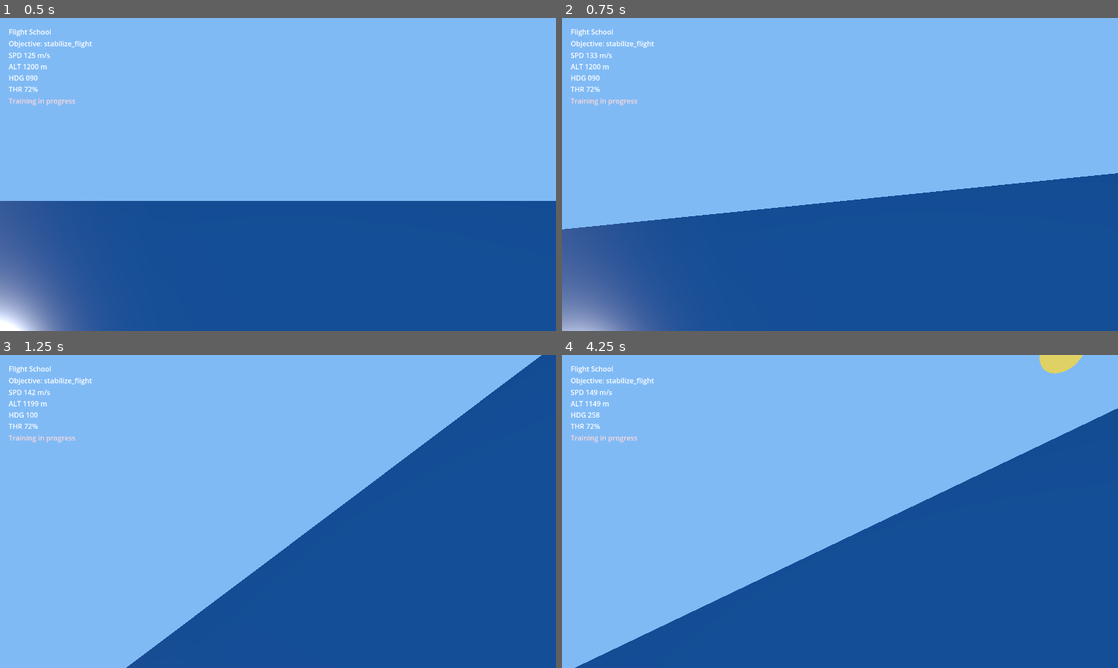
Above: before the commit, frames 1-4 (two rows, left to right).
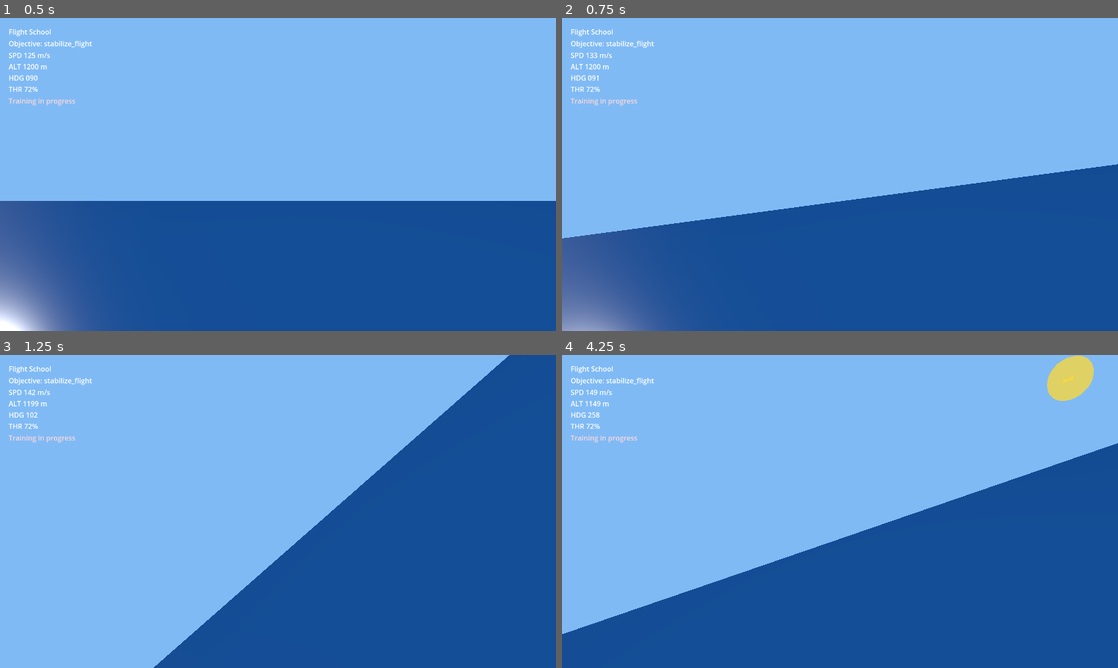
Above: after the commit, the same moments.

Repository: matyo91/hellcats-over-the-pacific
Game: Godot game, scene res://godot/scenes/main/Main.tscn
Same seed, same stepped clock (60 frames per second), same inputs: the game is played once before the commit and once after it.
Inputs:
- Up to frame 1 (0.5 s): no input
- Up to frame 2 (0.75 s): tap Enter at 0.5 s; hold Right (roll_right) from 0.53 s (still down)
- Up to frame 3 (1.25 s): keep holding Right (roll_right)
- Up to frame 4 (4.25 s): release Right (roll_right) at 1.28 s; hold Down (pitch_down) 1.28-2.03 s; hold Right (roll_right) 2.03-2.78 s; hold Up (pitch_up) 2.78-3.53 s; hold Left (roll_left) from 3.53 s (still down)

Frame 1 is identical in both runs. In frame 2, 1.5% of the frame differs, in the area x 0-100%, y 18-100%; in frame 3, 2.7%; in frame 4, 6.9%, in the area x 0-100%, y 0-100%.

Commit message:
:recycle: Refine mvp for FUN_0000e792

Diff:
--- a/godot/data/mission_01/aircraft_mvp.json
+++ b/godot/data/mission_01/aircraft_mvp.json
@@ -26,6 +26,11 @@
     "yaw_assist_gain": 0.3,
     "roll_auto_level_gain": 0.2
   },
+  "movement_smoothing": {
+    "pitch_max_int": 8192,
+    "roll_max_int": 8192,
+    "yaw_max_int": 8192
+  },
   "stall": {
     "speed_mps_below": 55.0,
     "warn_after_seconds": 2.0,
--- a/godot/tests/run_all.gd
+++ b/godot/tests/run_all.gd
@@ -9,6 +9,7 @@
 	"res://godot/tests/unit/test_loader_metadata.gd",
 	"res://godot/tests/unit/test_mission_objectives_m1.gd",
 	"res://godot/tests/unit/test_player_input_frame.gd",
+	"res://godot/tests/unit/test_flight_model_mvp.gd",
 	"res://godot/tests/integration/test_sim_loader_bridge.gd",
 	"res://godot/tests/integration/test_replay.gd",
 	"res://godot/tests/integration/test_mission_scene_load.gd",
--- /dev/null
+++ b/godot/tests/unit/test_flight_model_mvp.gd
@@ -0,0 +1,111 @@
+extends RefCounted
+
+## Deterministic flight-model scenarios (no Input): FUN_0000e792 smoothing path via FlightMath.
+
+const Assertions := preload("res://godot/tests/helpers/assertions.gd")
+const AircraftStateScript := preload("res://hellcats/flight/aircraft_state.gd")
+const FlightModelMvpScript := preload("res://hellcats/flight/flight_model_mvp.gd")
+
+func run() -> bool:
+	var ok := true
+	ok = _scenario_straight() and ok
+	ok = _scenario_sustained_turn_left() and ok
+	ok = _scenario_climb() and ok
+	ok = _scenario_descend() and ok
+	ok = _scenario_throttle_sequence() and ok
+	ok = _scenario_smoothing_nonzero_when_commanded() and ok
+	return ok
+
+func _default_config() -> Dictionary:
+	return {
+		"limits":
+		{"min_altitude_m": 0.0, "max_altitude_m": 5000.0, "min_speed_mps": 45.0, "max_speed_mps": 190.0},
+		"control_rates":
+		{
+			"pitch_rate_deg_s": 38.0,
+			"roll_rate_deg_s": 70.0,
+			"yaw_rate_deg_s": 24.0,
+			"throttle_change_per_s": 0.45
+		},
+		"speed_model":
+		{
+			"throttle_to_target_speed_mps": [45.0, 190.0],
+			"speed_response_gain": 1.6,
+			"drag_gain": 0.012
+		},
+		"climb_model": {"pitch_to_vertical_speed_gain": 1.15, "gravity_drop_mps2": 9.81},
+		"assist": {"yaw_assist_gain": 0.3, "roll_auto_level_gain": 0.2},
+		"stall": {"speed_mps_below": 55.0},
+		"movement_smoothing": {"pitch_max_int": 8192, "roll_max_int": 8192, "yaw_max_int": 8192},
+	}
+
+func _step_n(model, state, controls: Dictionary, dt: float, n: int) -> void:
+	for _i in n:
+		model.step(state, controls, dt)
+
+func _scenario_straight() -> bool:
+	var state := AircraftStateScript.new()
+	state.apply_spawn({"position_m": [0.0, 1200.0, 0.0], "heading_deg": 90.0, "airspeed_mps": 95.0, "throttle_01": 0.72})
+	var model := FlightModelMvpScript.new()
+	model.configure(_default_config())
+	var h0 := state.heading_deg
+	_step_n(model, state, {"pitch": 0.0, "roll": 0.0, "yaw": 0.0, "throttle": 0.0}, 0.05, 40)
+	var ok := Assertions.assert_true(absf(state.pitch_deg) < 2.0, "straight: pitch stays small")
+	ok = Assertions.assert_true(absf(angle_delta_deg(h0, state.heading_deg)) < 3.0, "straight: heading nearly constant") and ok
+	return ok
+
+func _scenario_sustained_turn_left() -> bool:
+	var state := AircraftStateScript.new()
+	state.apply_spawn({"position_m": [0.0, 1200.0, 0.0], "heading_deg": 0.0, "airspeed_mps": 95.0, "throttle_01": 0.72})
+	var model := FlightModelMvpScript.new()
+	model.configure(_default_config())
+	var h0 := state.heading_deg
+	_step_n(model, state, {"pitch": 0.0, "roll": -1.0, "yaw": 0.0, "throttle": 0.0}, 0.05, 60)
+	var dh := absf(angle_delta_deg(h0, state.heading_deg))
+	var ok := Assertions.assert_true(dh > 5.0, "left turn: heading changes materially")
+	return ok
+
+func _scenario_climb() -> bool:
+	var state := AircraftStateScript.new()
+	state.apply_spawn({"position_m": [0.0, 1200.0, 0.0], "heading_deg": 0.0, "airspeed_mps": 95.0, "throttle_01": 0.85})
+	var model := FlightModelMvpScript.new()
+	model.configure(_default_config())
+	var y0 := state.position_m.y
+	_step_n(model, state, {"pitch": 1.0, "roll": 0.0, "yaw": 0.0, "throttle": 0.0}, 0.05, 50)
+	var ok := Assertions.assert_true(state.position_m.y > y0 + 5.0, "climb: altitude increases")
+	return ok
+
+func _scenario_descend() -> bool:
+	var state := AircraftStateScript.new()
+	state.apply_spawn({"position_m": [0.0, 1200.0, 0.0], "heading_deg": 0.0, "airspeed_mps": 95.0, "throttle_01": 0.72})
+	var model := FlightModelMvpScript.new()
+	model.configure(_default_config())
+	var y0 := state.position_m.y
+	_step_n(model, state, {"pitch": -1.0, "roll": 0.0, "yaw": 0.0, "throttle": 0.0}, 0.05, 50)
+	var ok := Assertions.assert_true(state.position_m.y < y0 - 5.0, "descend: altitude decreases")
+	return ok
+
+func _scenario_throttle_sequence() -> bool:
+	var state := AircraftStateScript.new()
+	state.apply_spawn({"position_m": [0.0, 1200.0, 0.0], "heading_deg": 0.0, "airspeed_mps": 95.0, "throttle_01": 0.5})
+	var model := FlightModelMvpScript.new()
+	model.configure(_default_config())
+	_step_n(model, state, {"pitch": 0.0, "roll": 0.0, "yaw": 0.0, "throttle": 1.0}, 0.05, 20)
+	var t_hi := state.throttle_01
+	_step_n(model, state, {"pitch": 0.0, "roll": 0.0, "yaw": 0.0, "throttle": -1.0}, 0.05, 20)
+	var ok := Assertions.assert_true(t_hi > 0.55, "throttle seq: up raises throttle")
+	ok = Assertions.assert_true(state.throttle_01 < t_hi - 0.05, "throttle seq: down lowers throttle") and ok
+	return ok
+
+func _scenario_smoothing_nonzero_when_commanded() -> bool:
+	var state := AircraftStateScript.new()
+	state.apply_spawn({"position_m": [0.0, 1200.0, 0.0], "heading_deg": 0.0, "airspeed_mps": 95.0, "throttle_01": 0.72})
+	var model := FlightModelMvpScript.new()
+	model.configure(_default_config())
+	model.step(state, {"pitch": 1.0, "roll": 0.0, "yaw": 0.0, "throttle": 0.0}, 0.05)
+	var ok := Assertions.assert_true(state.movement_66e != 0, "smoothing: movement_66e reacts to pitch cmd")
+	return ok
+
+static func angle_delta_deg(from_deg: float, to_deg: float) -> float:
+	var d := fposmod(to_deg - from_deg + 540.0, 360.0) - 180.0
+	return d
--- a/hellcats/flight/aircraft_state.gd
+++ b/hellcats/flight/aircraft_state.gd
@@ -12,6 +12,12 @@
 var out_of_bounds_seconds: float = 0.0
 var stall_seconds: float = 0.0
 var is_crashed: bool = false
+
+## [RECONSTRUCTED] FUN_0000e792 ownership branch accumulators (Pacific Conflict.c:14179–14244).
+## [INFERRED] Mapped to pitch / roll / yaw command integration in flight_model_mvp.gd.
+var movement_66e: int = 0
+var movement_672: int = 0
+var movement_66a: int = 0
 
 func apply_spawn(spawn_data: Dictionary) -> void:
 	var position: Array = spawn_data.get("position_m", [0.0, 1200.0, 0.0])
@@ -30,6 +36,12 @@
 	out_of_bounds_seconds = 0.0
 	stall_seconds = 0.0
 	is_crashed = false
+	_reset_movement_accumulators()
+
+func _reset_movement_accumulators() -> void:
+	movement_66e = 0
+	movement_672 = 0
+	movement_66a = 0
 
 func snapshot() -> Dictionary:
 	return {
@@ -44,4 +56,7 @@
 		"vertical_speed_mps": vertical_speed_mps,
 		"stall_seconds": stall_seconds,
 		"is_crashed": is_crashed,
+		"movement_66e": movement_66e,
+		"movement_672": movement_672,
+		"movement_66a": movement_66a,
 	}
--- a/hellcats/flight/flight_model_mvp.gd
+++ b/hellcats/flight/flight_model_mvp.gd
@@ -1,20 +1,17 @@
 class_name FlightModelMvp
 extends RefCounted
 
-const AircraftStateScript := preload("res://hellcats/flight/aircraft_state.gd")
+const FlightMathScript := preload("res://hellcats/core/flight_math.gd")
 
 var config: Dictionary = {}
-var _pitch_input: float = 0.0
-var _roll_input: float = 0.0
-var _yaw_input: float = 0.0
+## After step(); for HUD / QA (see docs/flight_FUN_0000e792_contract.md).
+var last_flight_trace: Dictionary = {}
 
 func configure(data: Dictionary) -> void:
 	config = data.duplicate(true)
 
 func reset() -> void:
-	_pitch_input = 0.0
-	_roll_input = 0.0
-	_yaw_input = 0.0
+	last_flight_trace = {}
 
 func step(state, controls: Dictionary, delta: float) -> void:
 	if state == null:
@@ -26,6 +23,7 @@
 	var climb_model: Dictionary = config.get("climb_model", {})
 	var assist: Dictionary = config.get("assist", {})
 	var stall: Dictionary = config.get("stall", {})
+	var smooth: Dictionary = config.get("movement_smoothing", {})
 
 	## [RECONSTRUCTED] FUN_0000740a DAT_00024cf6 step edges map to throttle_impulse; hold uses axis.
 	## [MVP APPROXIMATION] Impulse is direct 0..1 delta; original uses stepped char accumulation.
@@ -39,24 +37,59 @@
 		1.0
 	)
 
-	var input_lerp := clampf(delta * 5.0, 0.0, 1.0)
-	_pitch_input = lerpf(_pitch_input, float(controls.get("pitch", 0.0)), input_lerp)
-	_roll_input = lerpf(_roll_input, float(controls.get("roll", 0.0)), input_lerp)
-	_yaw_input = lerpf(_yaw_input, float(controls.get("yaw", 0.0)), input_lerp)
+	## [RECONSTRUCTED] FUN_0000e792 ownership-branch delta smoothing on movement_66e / 672 / 66a.
+	## [MVP APPROXIMATION] Targets are scaled float commands, not full local_46/local_42 from airspeed.
+	## [MVP TUNING] max_int scales; optional extra roll centering when roll input ~ 0.
+	var pitch_max: int = int(smooth.get("pitch_max_int", 8192))
+	var roll_max: int = int(smooth.get("roll_max_int", 8192))
+	var yaw_max: int = int(smooth.get("yaw_max_int", 8192))
+	var pitch_cmd: float = float(controls.get("pitch", 0.0))
+	var roll_cmd: float = float(controls.get("roll", 0.0))
+	var yaw_cmd: float = float(controls.get("yaw", 0.0))
+
+	var pitch_target: int = _scaled_cmd_to_int(pitch_cmd, pitch_max)
+	var roll_target: int = _scaled_cmd_to_int(roll_cmd, roll_max)
+	var yaw_target: int = _scaled_cmd_to_int(yaw_cmd, yaw_max)
+
+	state.movement_66e = FlightMathScript.add_delta_smoothed_int(
+		state.movement_66e, pitch_target - state.movement_66e
+	)
+	state.movement_672 = FlightMathScript.add_delta_smoothed_s16(
+		state.movement_672, roll_target - state.movement_672
+	)
+	state.movement_66a = FlightMathScript.add_delta_smoothed_int(
+		state.movement_66a, yaw_target - state.movement_66a
+	)
+
+	var pitch_norm: float = clampf(
+		float(state.movement_66e) / float(maxi(pitch_max, 1)), -1.0, 1.0
+	)
+	var roll_norm: float = clampf(
+		float(state.movement_672) / float(maxi(roll_max, 1)), -1.0, 1.0
+	)
+	var yaw_norm: float = clampf(
+		float(state.movement_66a) / float(maxi(yaw_max, 1)), -1.0, 1.0
+	)
 
 	state.pitch_deg = clampf(
-		state.pitch_deg + _pitch_input * float(rates.get("pitch_rate_deg_s", 38.0)) * delta,
+		state.pitch_deg + pitch_norm * float(rates.get("pitch_rate_deg_s", 38.0)) * delta,
 		-35.0,
 		35.0
 	)
 
 	state.roll_deg = clampf(
-		state.roll_deg + _roll_input * float(rates.get("roll_rate_deg_s", 70.0)) * delta,
+		state.roll_deg + roll_norm * float(rates.get("roll_rate_deg_s", 70.0)) * delta,
 		-65.0,
 		65.0
 	)
-	if is_zero_approx(float(controls.get("roll", 0.0))):
-		state.roll_deg = lerpf(state.roll_deg, 0.0, clampf(float(assist.get("roll_auto_level_gain", 0.2)) * delta, 0.0, 1.0))
+
+	## [MVP TUNING] Light roll centering when stick neutral (teachable level flight).
+	if is_zero_approx(roll_cmd):
+		state.roll_deg = lerpf(
+			state.roll_deg,
+			0.0,
+			clampf(float(assist.get("roll_auto_level_gain", 0.2)) * delta, 0.0, 1.0)
+		)
 
 	var speed_min: float = _first_float(speed_model.get("throttle_to_target_speed_mps", [45.0, 190.0]), 45.0)
 	var speed_max: float = _second_float(speed_model.get("throttle_to_target_speed_mps", [45.0, 190.0]), 190.0)
@@ -71,7 +104,9 @@
 	)
 
 	var bank_factor: float = clampf(state.roll_deg / 45.0, -1.5, 1.5)
-	var yaw_rate: float = (_yaw_input * float(rates.get("yaw_rate_deg_s", 24.0))) + (bank_factor * state.airspeed_mps * float(assist.get("yaw_assist_gain", 0.3)))
+	var yaw_rate: float = (yaw_norm * float(rates.get("yaw_rate_deg_s", 24.0))) + (
+		bank_factor * state.airspeed_mps * float(assist.get("yaw_assist_gain", 0.3))
+	)
 	state.heading_deg = wrapf(state.heading_deg + yaw_rate * delta, 0.0, 360.0)
 	state.bank_deg = state.roll_deg
 
@@ -93,6 +128,25 @@
 		float(limits.get("max_altitude_m", 5000.0))
 	)
 
+	last_flight_trace = {
+		"movement_66e": state.movement_66e,
+		"movement_672": state.movement_672,
+		"movement_66a": state.movement_66a,
+		"pitch_norm": pitch_norm,
+		"roll_norm": roll_norm,
+		"yaw_norm": yaw_norm,
+		"pitch_deg": state.pitch_deg,
+		"roll_deg": state.roll_deg,
+		"heading_deg": state.heading_deg,
+		"airspeed_mps": state.airspeed_mps,
+		"throttle_01": state.throttle_01,
+		"vertical_speed_mps": state.vertical_speed_mps,
+	}
+
+func _scaled_cmd_to_int(cmd: float, max_int: int) -> int:
+	var m: int = maxi(max_int, 1)
+	return clampi(int(round(cmd * float(m))), -m, m)
+
 func _first_float(value: Variant, default_value: float) -> float:
 	if value is Array and value.size() > 0:
 		return float(value[0])
--- a/hellcats/player/player_aircraft.gd
+++ b/hellcats/player/player_aircraft.gd
@@ -64,6 +64,9 @@
 func get_snapshot() -> Dictionary:
 	return aircraft_state.snapshot()
 
+func get_flight_trace() -> Dictionary:
+	return flight_model.last_flight_trace
+
 func _ensure_visuals() -> void:
 	var mesh_instance: MeshInstance3D = get_node_or_null("AircraftMesh")
 	if mesh_instance == null:
Not shown, changed: docs/MISSION_01_MVP.md
Not shown, changed: docs/NOTES.md
Not shown, changed: docs/ROADMAP.md
Not shown, changed: docs/STRUCTS.md
Not shown, added: docs/flight_FUN_0000e792_contract.md
